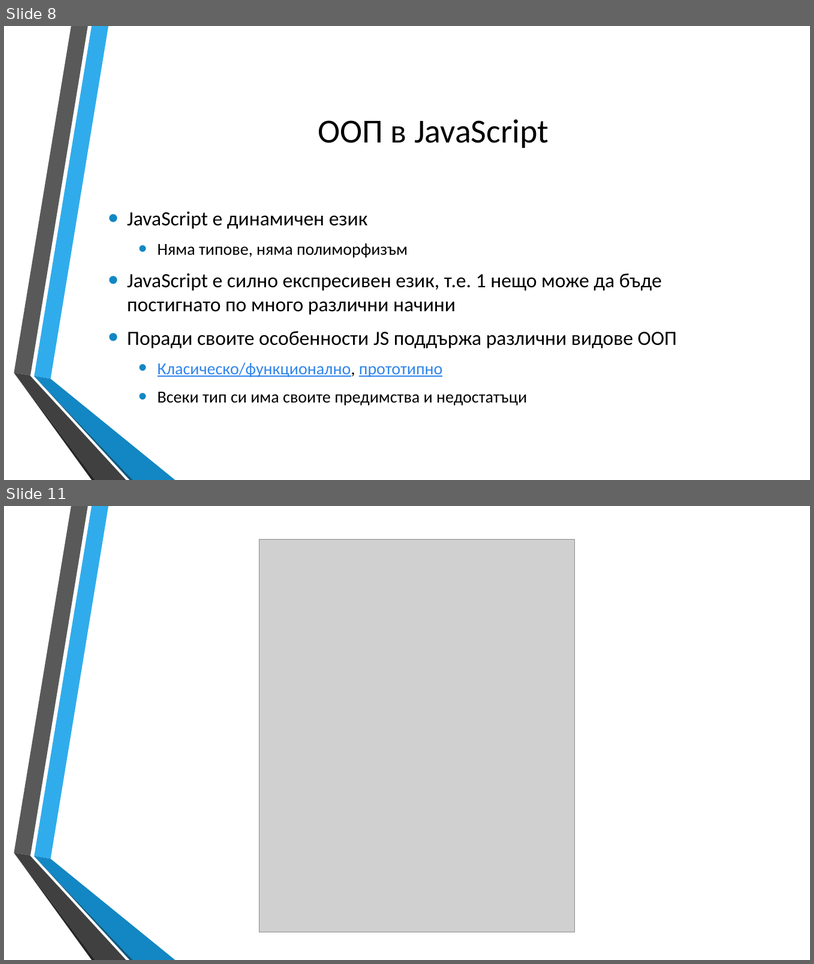
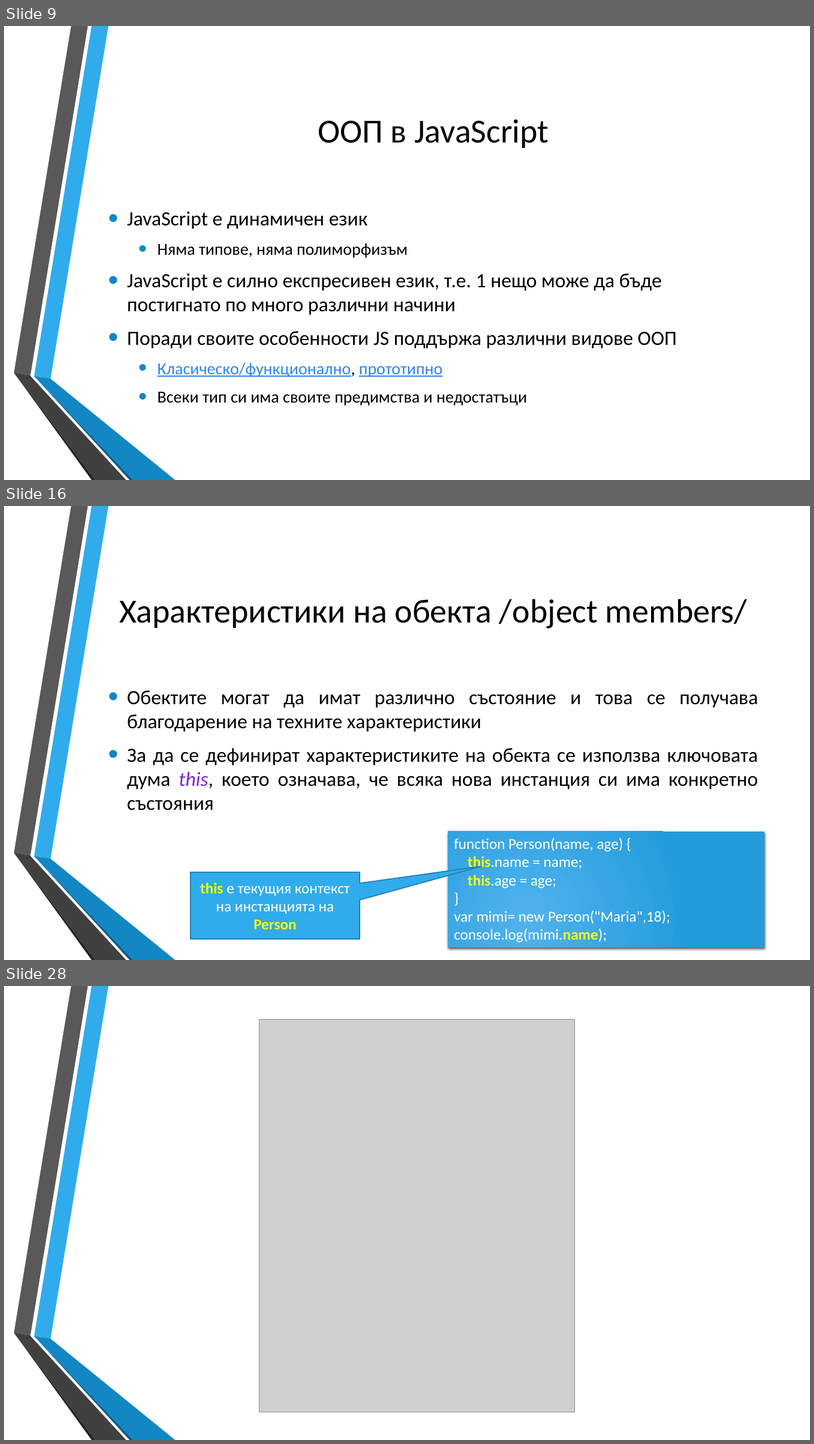
Before and after one commit to dnmitev/IT-Academy, a slide deck: JS Fundamentals/8.OOP/JS-OOP.pptx. Shown one above the other, each under a label of ours: slides 8 and 11 before the commit, slides 9, 16 and 28 after it; the slides between them are not shown. The pictures are 814x964 and 814x1444 pixels, drawn with LibreOffice and Linux fonts; fonts in the diff are those of the drawing; grey boxes stand for pictures; background and template pictures are left out. Boxes give left, top, right and bottom in pixels: in the first picture for what was removed or moved away, otherwise in the second. Text is boxed around its words. In the diff, an @@ line names an element or a change of style, - is before the commit and + after.

```diff
--- a/JS Fundamentals/8.OOP/JS-OOP.pptx
+++ b/JS Fundamentals/8.OOP/JS-OOP.pptx
@@ slide 16 added at (4, 506, 810, 960), background picture (left out); not listed: 6 template elements that a slide beside it also shows @@
@@ title added at (119, 599, 747, 628), 40 pt, text #000000 @@
+Характеристики на обекта /object members/
@@ text added at (127, 690, 759, 810), 24 pt, text #000000 @@
+• Обектите могат да имат различно състояние и това се получава благодарение на техните характеристики
+• За да се дефинират характеристиките на обекта се използва ключовата дума this, което означава, че всяка нова инстанция си има конкретно състояния
@@ rectangle added at (449, 831, 765, 947), fill gradient #51B3ED to #219CDB, 18 pt, text #FFFFFF @@
+function Person(name, age) {
+this.name = name;
+this.age = age;
+}
+var mimi= new Person("Maria",18);
+console.log(mimi.name);
@@ speech box added at (191, 872, 360, 939), fill #30ACEC, outline #247FAF 1.25 pt, 18 pt, text #FFFFFF @@
+this е текущия контекст на инстанцията на Person
@@ what was slide 8 is now slide 9 @@
@@ what was slide 11 is now slide 28 @@
```
Also in this commit, not shown: 1 slide changed, 18 other slides added, 2 slides removed, 7 other files.
